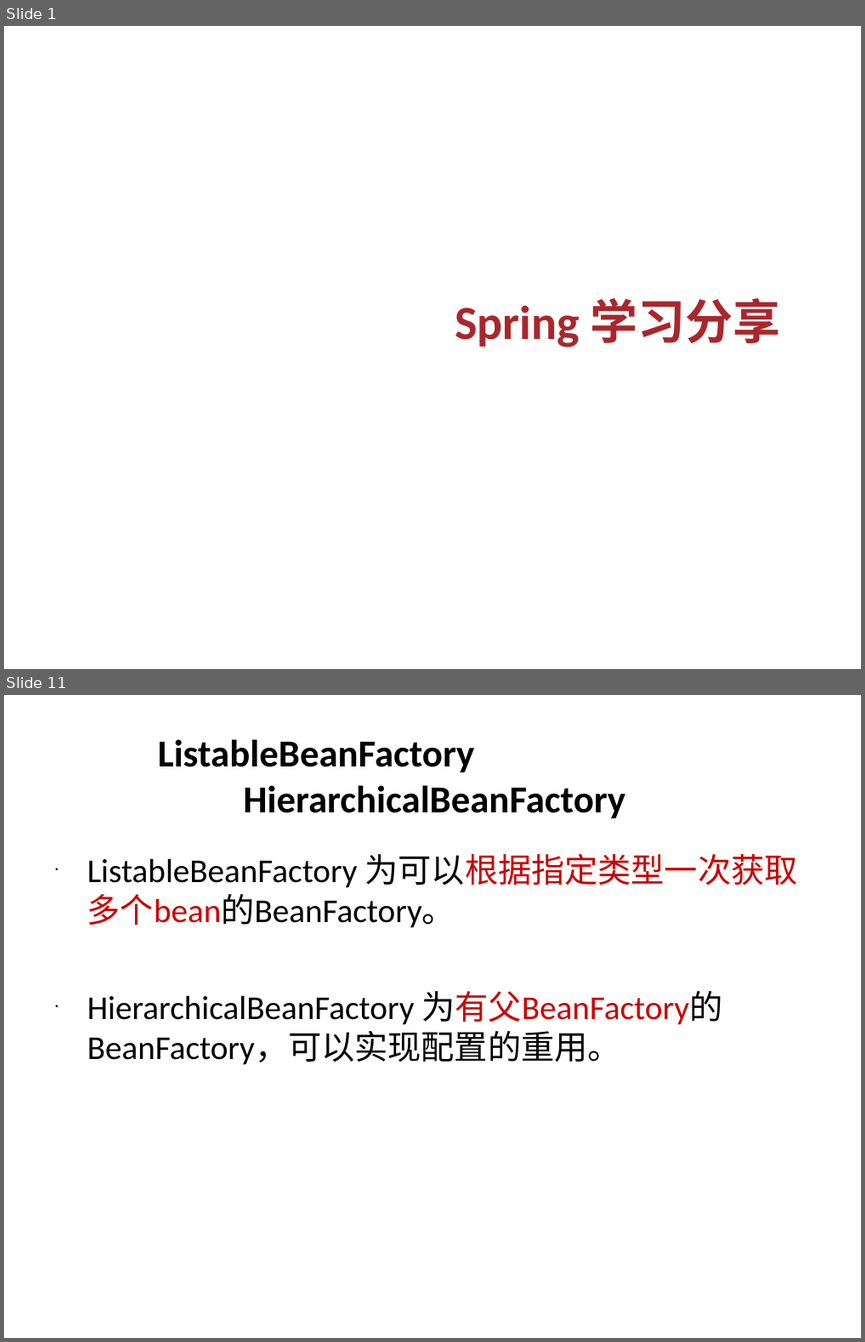
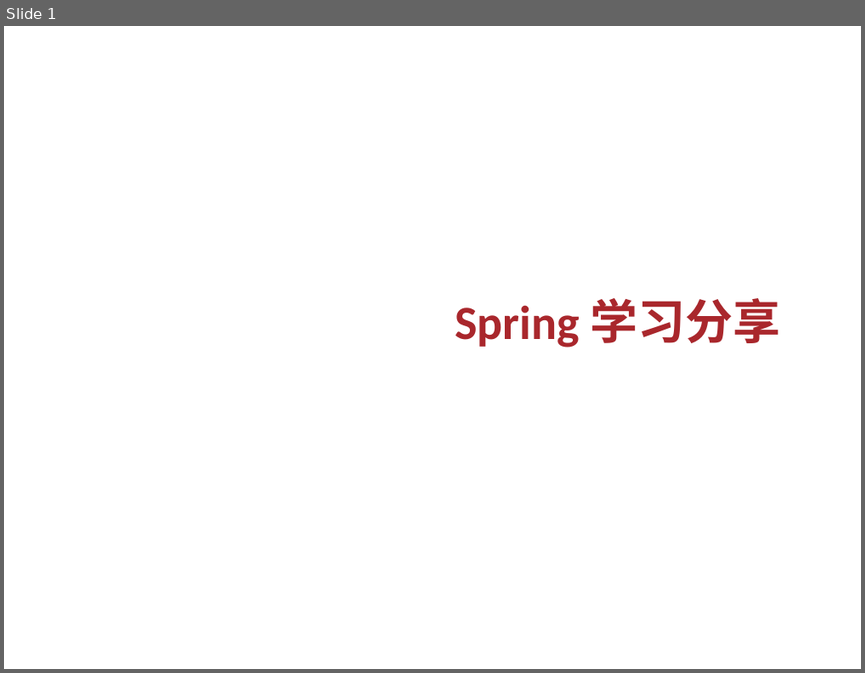
Before and after one commit to burstinair/clouddrive, a slide deck: Spring 学习分享.ppt. Shown one above the other, each under a label of ours: slides 1 and 11 before the commit, slide 1 after it; the slides between them are not shown. The pictures are 865x1342 and 865x673 pixels, drawn with LibreOffice and Linux fonts; fonts in the diff are those of the drawing; background and template pictures are left out. Boxes give left, top, right and bottom in pixels: in the first picture for what was removed or moved away, otherwise in the second. Text is boxed around its words. In the diff, an @@ line names an element or a change of style, - is before the commit and + after.

```diff
--- a/Spring 学习分享.ppt
+++ b/Spring 学习分享.ppt
@@ slide 11 removed at [4,695,861,1338], background picture (left out) @@
@@ title removed at [158,739,625,818] @@
-ListableBeanFactory
-HierarchicalBeanFactory
@@ text removed at [87,854,798,1065] @@
-• ListableBeanFactory 为可以根据指定类型一次获取多个bean的BeanFactory。
-• HierarchicalBeanFactory 为有父BeanFactory的BeanFactory，可以实现配置的重用。
```
Also in this commit, not shown: 53 slides changed, 1 slide added, 3 other slides removed.
